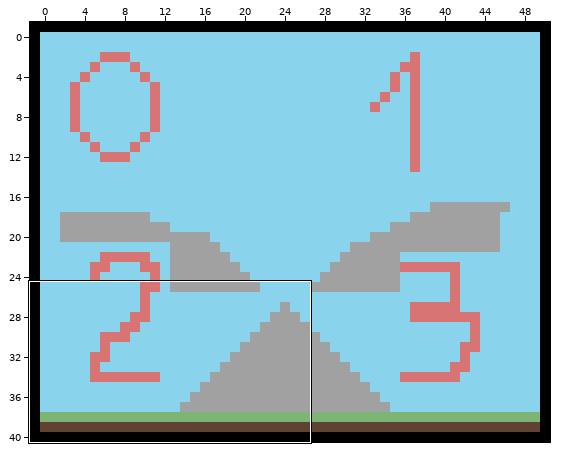
Two states of a Tiled map, assets/map/map.tmx. The first picture is a wide view before the edit; the outline marks the close-up.
Close-up. First the earlier version:
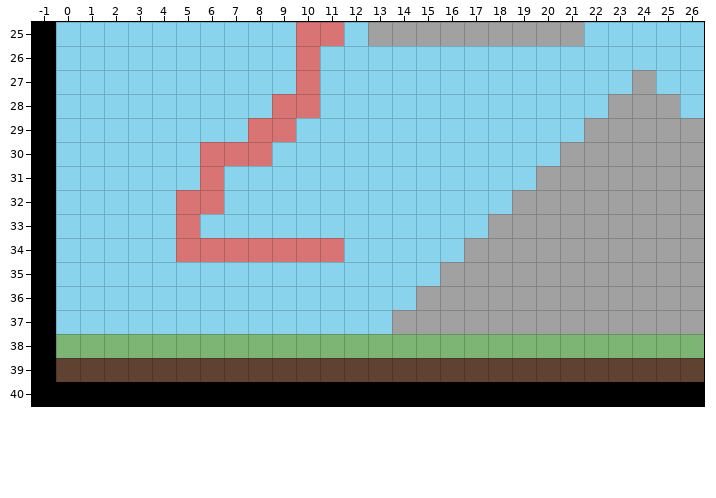
Cells are 32x32 px. Shown: x -1..26, y 25..40. The commit also changed other parts of the map, which this record leaves out. The old version is drawn lined up with the new one.
And afterwards:
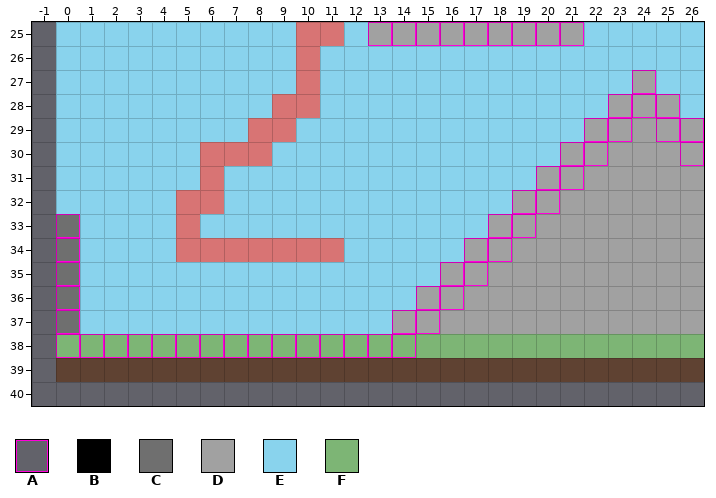
Key: from "tileset": A 0, B 10, C 11, D 12, E 13, F 14.
_ is an empty cell, # one hidden under a higher layer, . an unchanged one.
What changed:
map size 52x42 -> 50x40 cells (old content now starts at -1,-1; both pictures use the new coordinates)
--- layer "map"
@@ x -1..26 @@
-25 B.............#########.....
-26 B...........................
-27 B........................#..
-28 B.......................###.
-29 B......................##.##
-30 B.....................##...#
-31 B....................##.....
-32 B...................##......
-33 BE.................##.......
-34 BE................##........
-35 BE...............##.........
-36 BE..............##..........
-37 BE.............##...........
-38 B###############............
-39 B...........................
-40 BBBBBBBBBBBBBBBBBBBBBBBBBBBB
+25 _.............DDDDDDDDD.....
+26 _...........................
+27 _........................D..
+28 _.......................DDD.
+29 _......................DD.DD
+30 _.....................DD...D
+31 _....................DD.....
+32 _...................DD......
+33 _C.................DD.......
+34 _C................DD........
+35 _C...............DD.........
+36 _C..............DD..........
+37 _C.............DD...........
+38 _FFFFFFFFFFFFFFF............
+39 _...........................
+40 ____________________________
--- layer "colliders"
@@ x 13..21 @@
-25 DDDDDDDDD
+25 AAAAAAAAA
@@ x 0..26 @@
-27 ........................D..
-28 .......................DDD.
-29 ......................DD.DD
-30 .....................DD...D
-31 ....................DD.....
-32 ...................DD......
-33 _.................DD.......
-34 _................DD........
-35 _...............DD.........
-36 _..............DD..........
-37 _.............DD...........
-38 FFFFFFFFFFFFFFF............
+27 ........................A..
+28 .......................AAA.
+29 ......................AA.AA
+30 .....................AA...A
+31 ....................AA.....
+32 ...................AA......
+33 A.................AA.......
+34 A................AA........
+35 A...............AA.........
+36 A..............AA..........
+37 A.............AA...........
+38 AAAAAAAAAAAAAAA............
